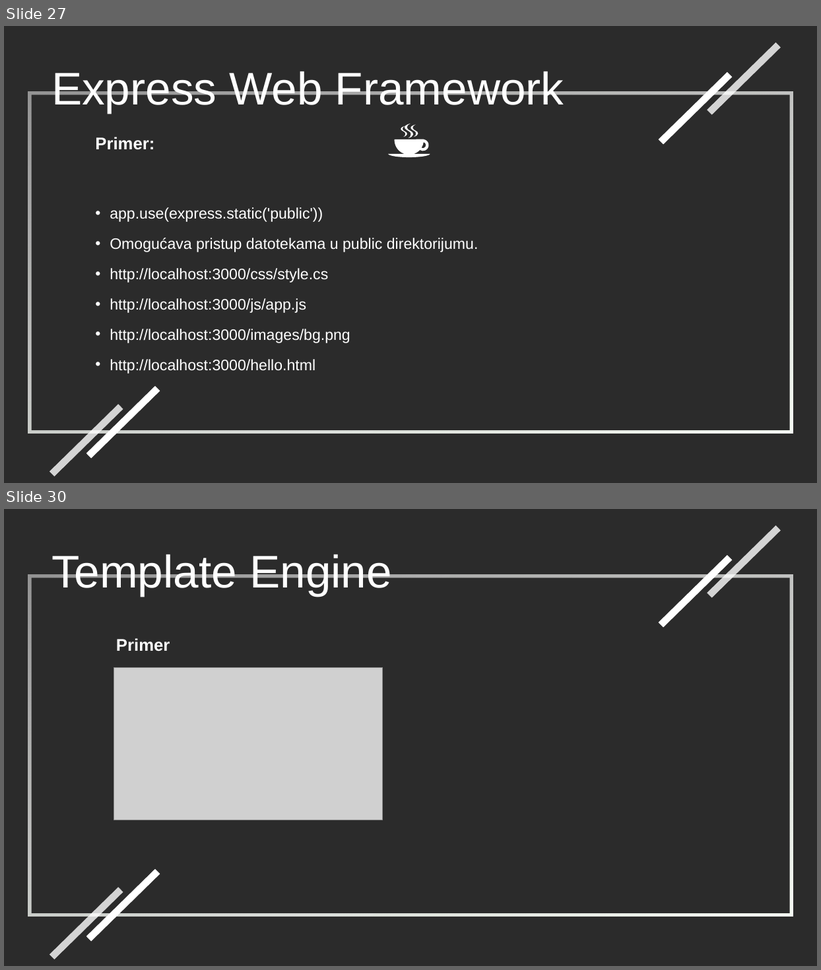
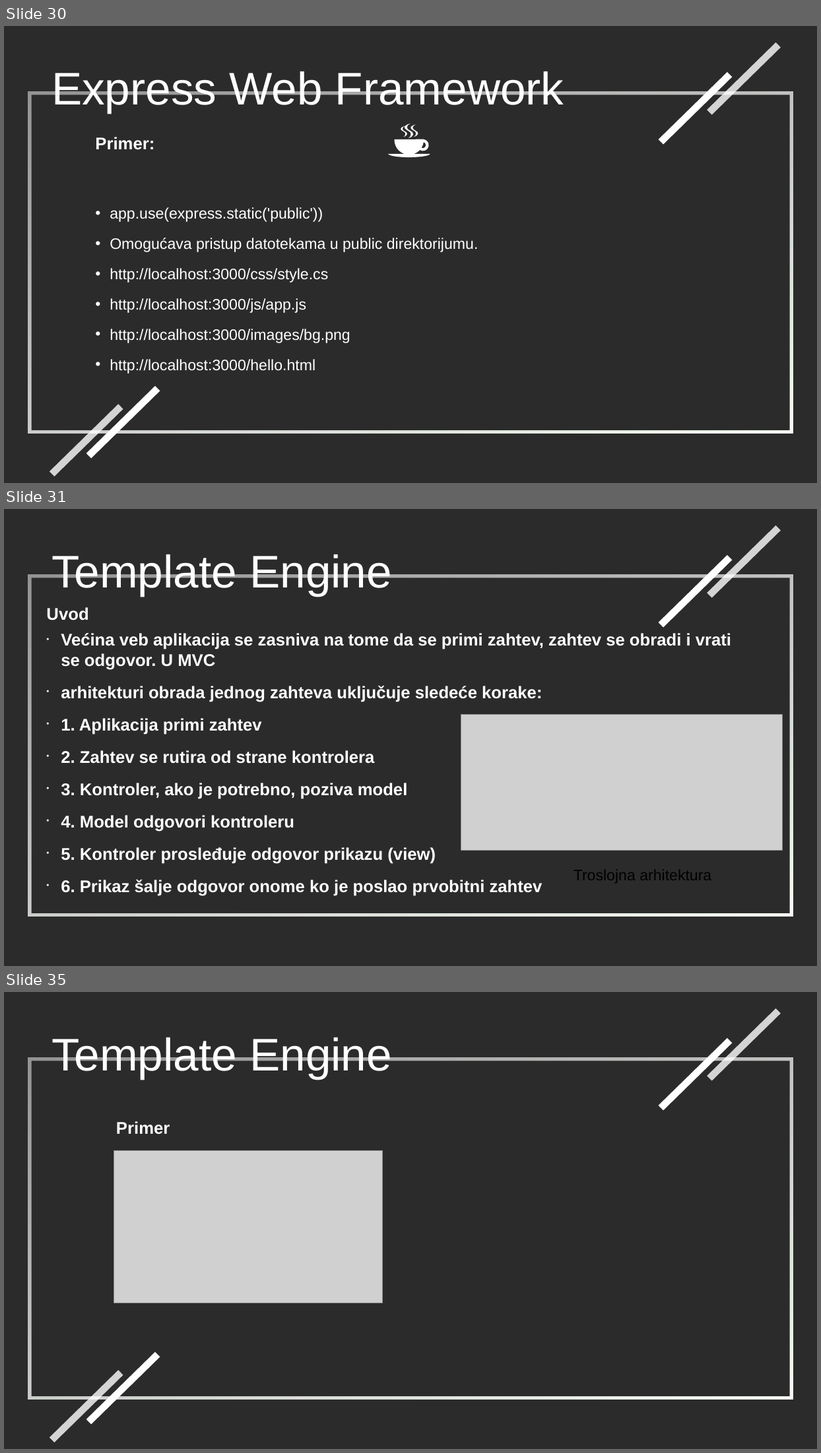
Before and after one commit to stefoverflow/NaperdnoSoftverskoInzenjerstvo, a slide deck: prezentacija.odp. Shown one above the other, each under a label of ours: slides 27 and 30 before the commit, slides 30, 31 and 35 after it; the slides between them are not shown. The pictures are 821x970 and 821x1453 pixels, drawn with LibreOffice and Linux fonts; fonts in the diff are those of the drawing; grey boxes stand for pictures; background and template pictures are left out; a plain dark background stands for a picture behind light text. Boxes give left, top, right and bottom in pixels: in the first picture for what was removed or moved away, otherwise in the second. Text is boxed around its words. In the diff, an @@ line names an element or a change of style, - is before the commit and + after.

Commit message:
Add more pictures and slides, 36 slides for now

```diff
--- a/prezentacija.odp
+++ b/prezentacija.odp
@@ slide 31 added at (4,509,817,966), background picture (left out) @@
@@ rectangle added at (708,525,781,597), fill #FFFFFF at 80% opacity @@
@@ text added at (52,554,392,596), 54 pt, text #FFFFFF @@
+Template Engine
@@ rectangle added at (659,555,732,627), fill #FFFFFF @@
@@ frame added at (28,575,793,916), fill gradient #F8FDF6 to #FFFFFF @@
@@ text added at (46,607,88,621), 20 pt, text #FFFFFF, bold @@
+Uvod
@@ text added at (61,633,731,896), 20 pt, text #FFFFFF, bold @@
+• Većina veb aplikacija se zasniva na tome da se primi zahtev, zahtev se obradi i vrati se odgovor. U MVC
+• arhitekturi obrada jednog zahteva uključuje sledeće korake:
+• 1. Aplikacija primi zahtev
+• 2. Zahtev se rutira od strane kontrolera
+• 3. Kontroler, ako je potrebno, poziva model
+• 4. Model odgovori kontroleru
+• 5. Kontroler prosleđuje odgovor prikazu (view)
+• 6. Prikaz šalje odgovor onome ko je poslao prvobitni zahtev
@@ picture added at (461,714,782,851) @@
@@ text added at (574,870,712,883), 18 pt, text #000000 @@
+Troslojna arhitektura
@@ what was slide 27 is now slide 30 @@
@@ what was slide 30 is now slide 35 @@
```
Also in this commit, not shown: 19 slides changed, 4 other slides added, 6 other files.
